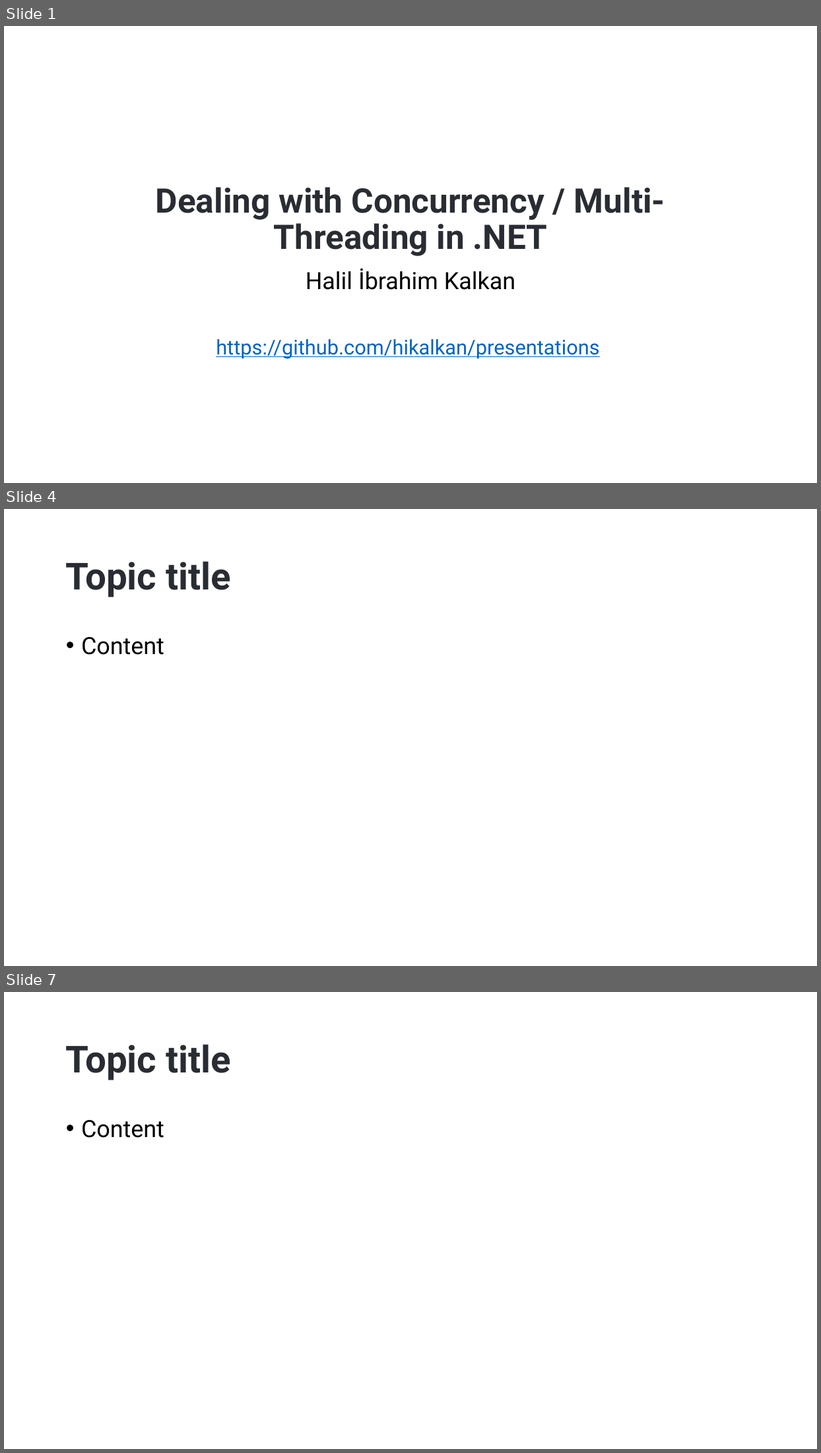
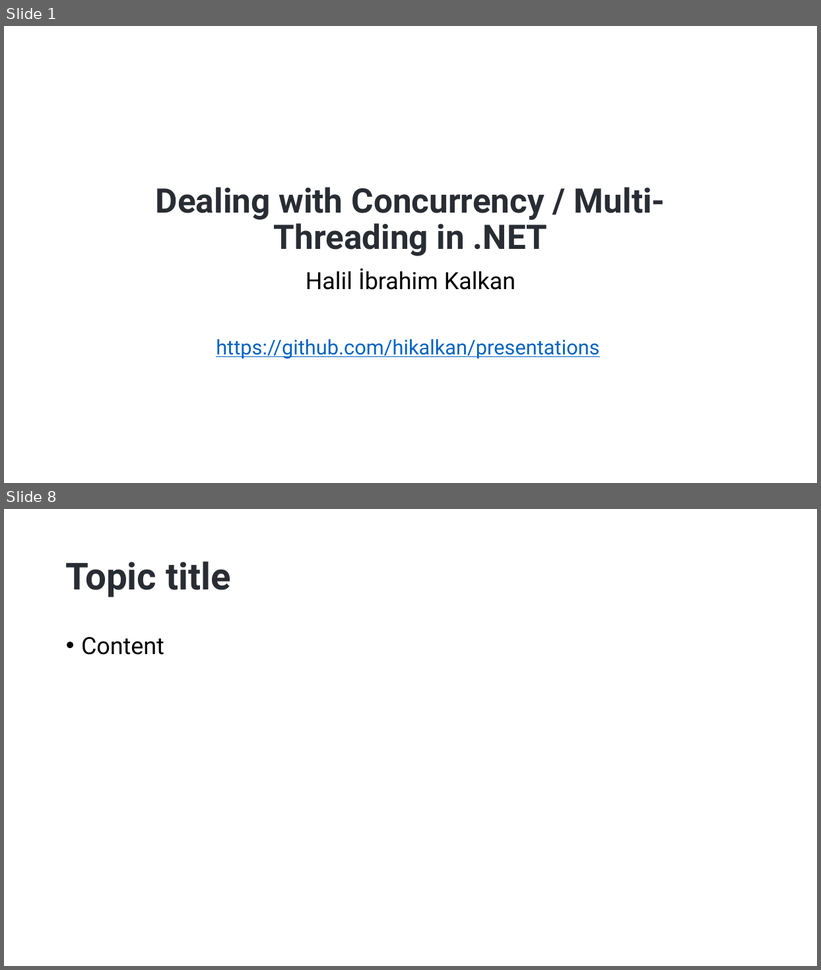
Before and after one commit to hikalkan/presentations, a slide deck: 2023-06-01 Dealing with Concurrency - Multi-Threading in Dotnet/Dotnet-Multi-Threading.pptx. Shown one above the other, each under a label of ours: slides 1, 4 and 7 before the commit, slides 1 and 8 after it; the slides between them are not shown. The pictures are 821x1453 and 821x970 pixels, drawn with LibreOffice and Linux fonts; fonts in the diff are those of the drawing; background and template pictures are left out. Boxes give left, top, right and bottom in pixels: in the first picture for what was removed or moved away, otherwise in the second. Text is boxed around its words. In the diff, an @@ line names an element or a change of style, - is before the commit and + after.

```diff
--- a/2023-06-01 Dealing with Concurrency - Multi-Threading in Dotnet/Dotnet-Multi-Threading.pptx
+++ b/2023-06-01 Dealing with Concurrency - Multi-Threading in Dotnet/Dotnet-Multi-Threading.pptx
@@ slide 4 removed at [4, 509, 817, 966], background picture (left out) @@
@@ title removed at [66, 561, 230, 597] @@
-Topic title
@@ text removed at [81, 637, 164, 655] @@
-• Content
@@ what was slide 7 is now slide 8 @@
```
Also in this commit, not shown: 6 slides added, 4 other slides removed, 5 other files.
